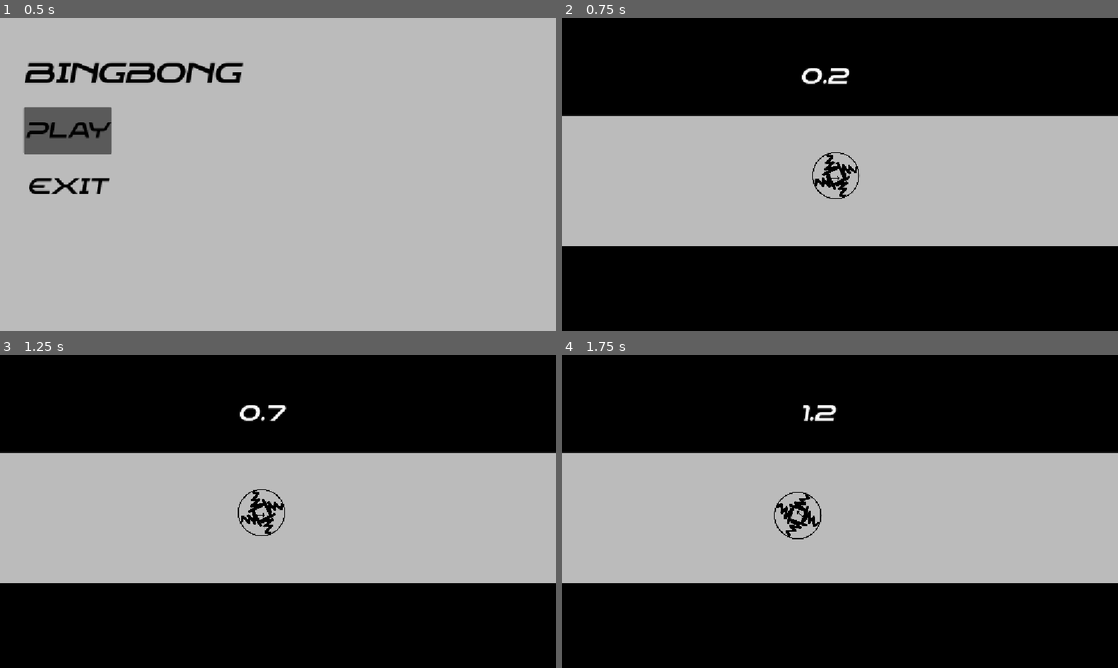
Above: before the commit, frames 1-4 (two rows, left to right).
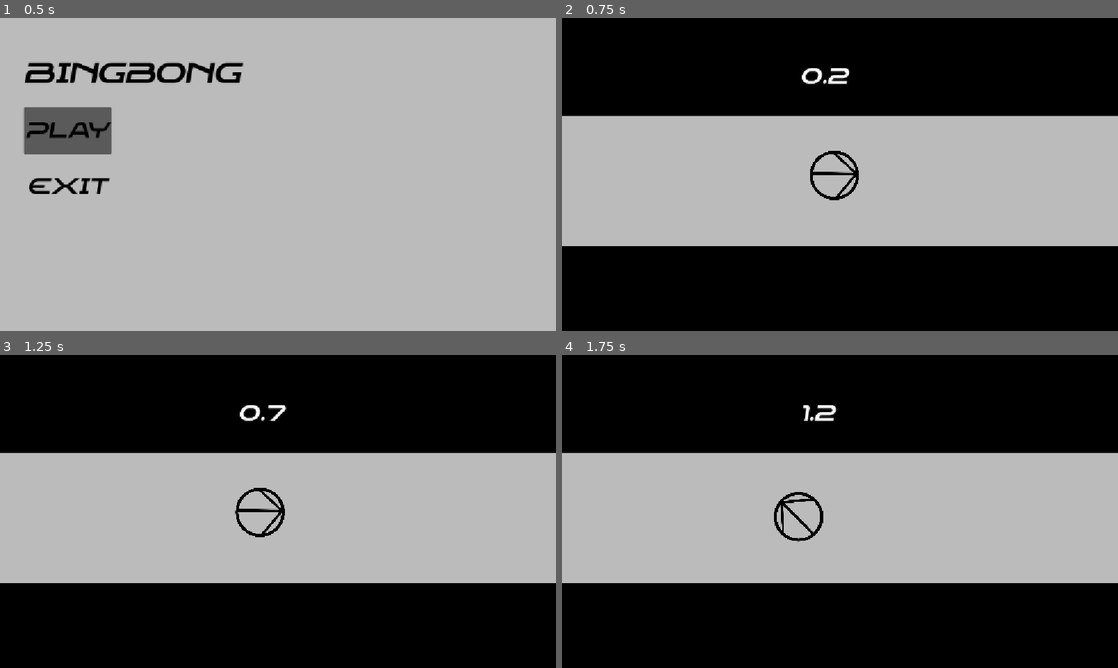
Above: after the commit, the same moments.

Repository: Martycat111/Bingbong
Game: Godot game, scene res://Scenes/menu.tscn
Same seed, same stepped clock (60 frames per second), same inputs: the game is played once before the commit and once after it.
Inputs:
- Up to frame 1 (0.5 s): no input
- Up to frame 2 (0.75 s): click "Play" at 0.5 s
- Up to frame 3 (1.25 s): no input
- Up to frame 4 (1.75 s): hold Left (rotate clockwise) from 1.28 s (still down)

Frame 1 is identical in both runs. In frame 2, 0.6% of the frame differs, in the area x 44-54%, y 42-59%; in frame 3, 0.6%, in the area x 42-52%, y 42-59%; in frame 4, 0.6%.

Commit message:
new player

Diff:
--- a/Scenes/Player.tscn
+++ b/Scenes/Player.tscn
@@ -1,6 +1,6 @@
 [gd_scene format=3 uid="uid://bolboguflol40"]
 
-[ext_resource type="Texture2D" uid="uid://lhc8bx3gg2de" path="res://Assets/player6.png" id="2_gntrk"]
+[ext_resource type="Texture2D" uid="uid://b5dyq3jtl1hop" path="res://Assets/player8.png" id="2_gntrk"]
 [ext_resource type="Script" uid="uid://bkqf7uyfxaj4k" path="res://Scenes/player_bingbong.gd" id="2_kyqiw"]
 
 [sub_resource type="CircleShape2D" id="CircleShape2D_2d2hh"]
@@ -14,11 +14,11 @@
 script = ExtResource("2_kyqiw")
 
 [node name="CollisionShape2D" type="CollisionShape2D" parent="PlayerBingbong" unique_id=593104765]
-position = Vector2(0, -20)
+position = Vector2(-12.5, -24.999998)
 scale = Vector2(0.9999998, 0.9999999)
 shape = SubResource("CircleShape2D_2d2hh")
 
 [node name="PlayerBingbong2" type="Sprite2D" parent="PlayerBingbong" unique_id=1192223084]
-position = Vector2(6.25, -18.75)
+position = Vector2(-18.75, -37.5)
 scale = Vector2(1.5, 1.5)
 texture = ExtResource("2_gntrk")
Binary file removed: Assets/player6.png
Binary file added: Assets/player7.png
Not shown, changed: Assets/player7.png.import
Binary file added: Assets/player8.png
Not shown, added: Assets/player8.png.import
